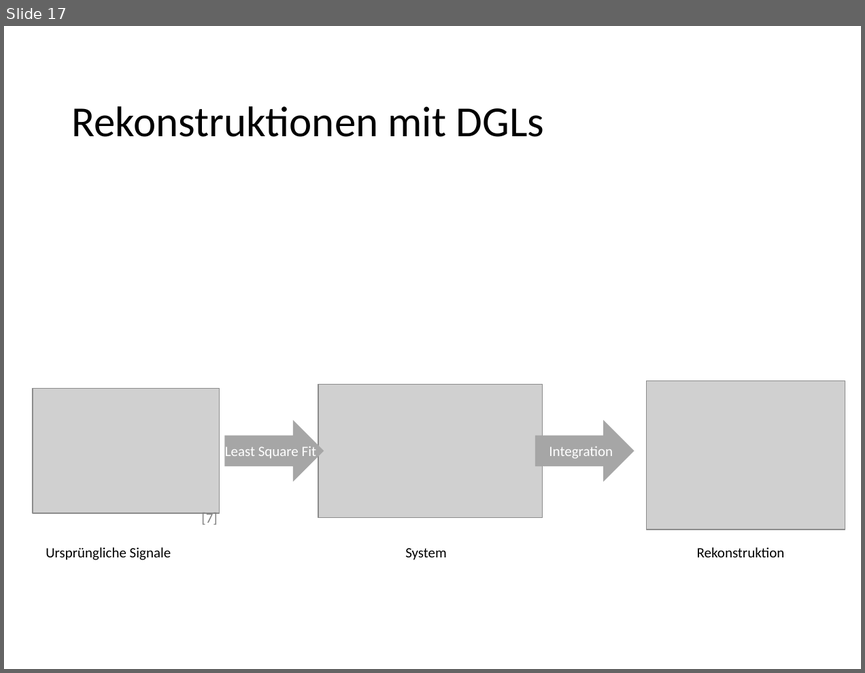
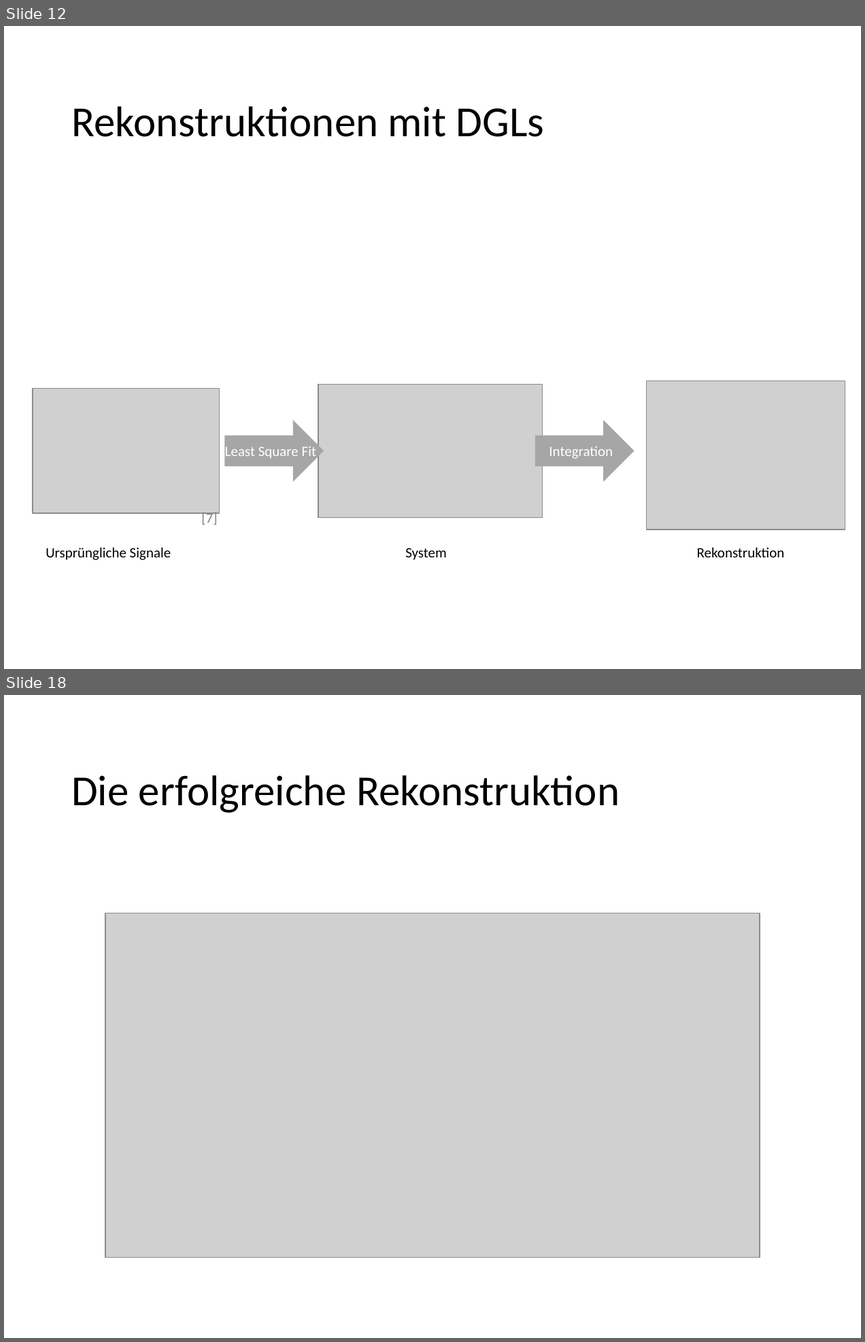
Before and after one commit to flemk/bachelor, a slide deck: presentation.pptx. Shown one above the other, each under a label of ours: slide 17 before the commit, slides 12 and 18 after it; the slides between them are not shown. The pictures are 865x673 and 865x1342 pixels, drawn with LibreOffice and Linux fonts; fonts in the diff are those of the drawing; grey boxes stand for pictures. Boxes give left, top, right and bottom in pixels: in the first picture for what was removed or moved away, otherwise in the second. Text is boxed around its words. In the diff, an @@ line names an element or a change of style, - is before the commit and + after.

```diff
--- a/presentation.pptx
+++ b/presentation.pptx
@@ slide 18 added at (4, 695, 861, 1338), background #FFFFFF @@
@@ title added at (71, 775, 619, 813), 36 pt, text #000000 @@
+Die erfolgreiche Rekonstruktion
@@ picture added at (105, 913, 759, 1256) @@
@@ what was slide 17 is now slide 12 @@
```
Also in this commit, not shown: 14 slides changed, 2 other slides added, 1 other file.
